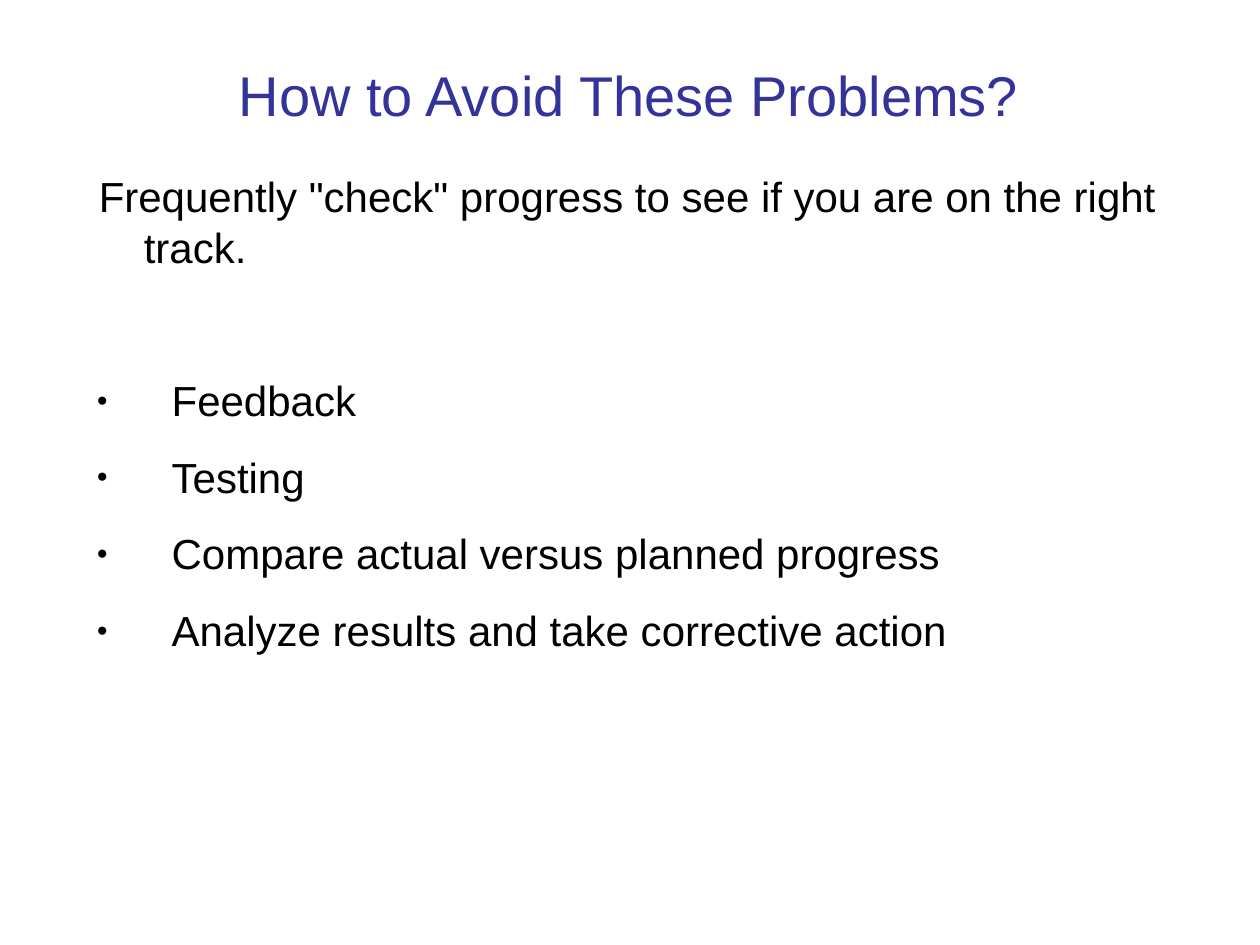
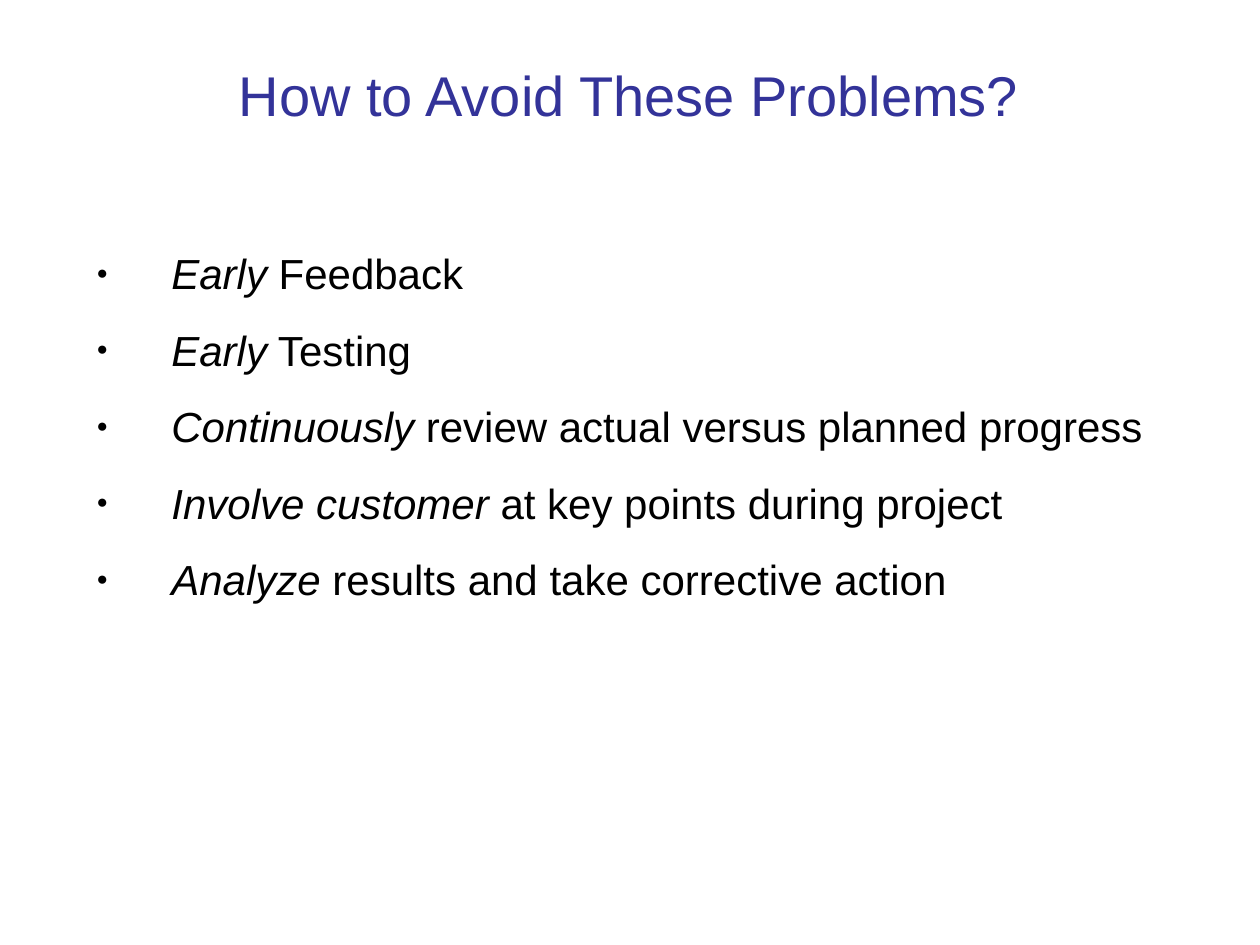
Before and after one commit to cpske/ISP, a slide deck: slide 28 of software-process/Introduction-software-process.ppt (slide 22 before the commit). Drawn at 1260x945 pixels with LibreOffice and Linux fonts; fonts in the diff are those of the drawing. Boxes give left, top, right and bottom in pixels: in the first picture for what was removed or moved away, otherwise in the second. Text is boxed around its words. In the diff, an @@ line names an element or a change of style, - is before the commit and + after.

```diff
--- a/software-process/Introduction-software-process.ppt
+++ b/software-process/Introduction-software-process.ppt
@@ text at (171,258,1142,527): text changed @@
-Frequently "check" progress to see if you are on the right track.
-● Feedback
-● Testing
-● Compare actual versus planned progress
+● Early Feedback
+● Early Testing
+● Continuously review actual versus planned progress
+● Involve customer at key points during project
@@ text at (171,564,946,604): italic on in "Analyze"; indent changed @@
```
Also in this commit, not shown: 23 other slides changed, 13 slides added, 23 slides removed, 4 other files.
